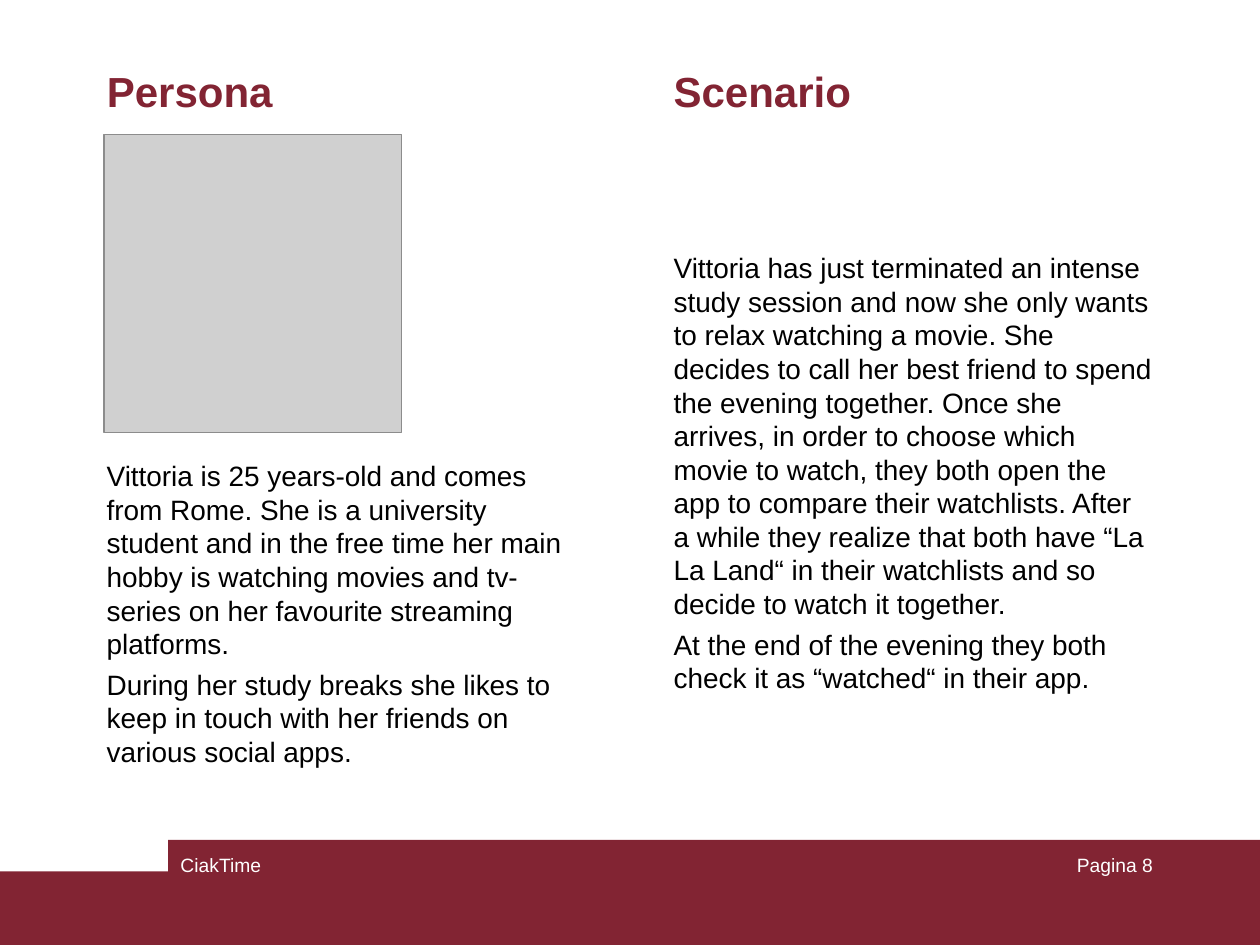
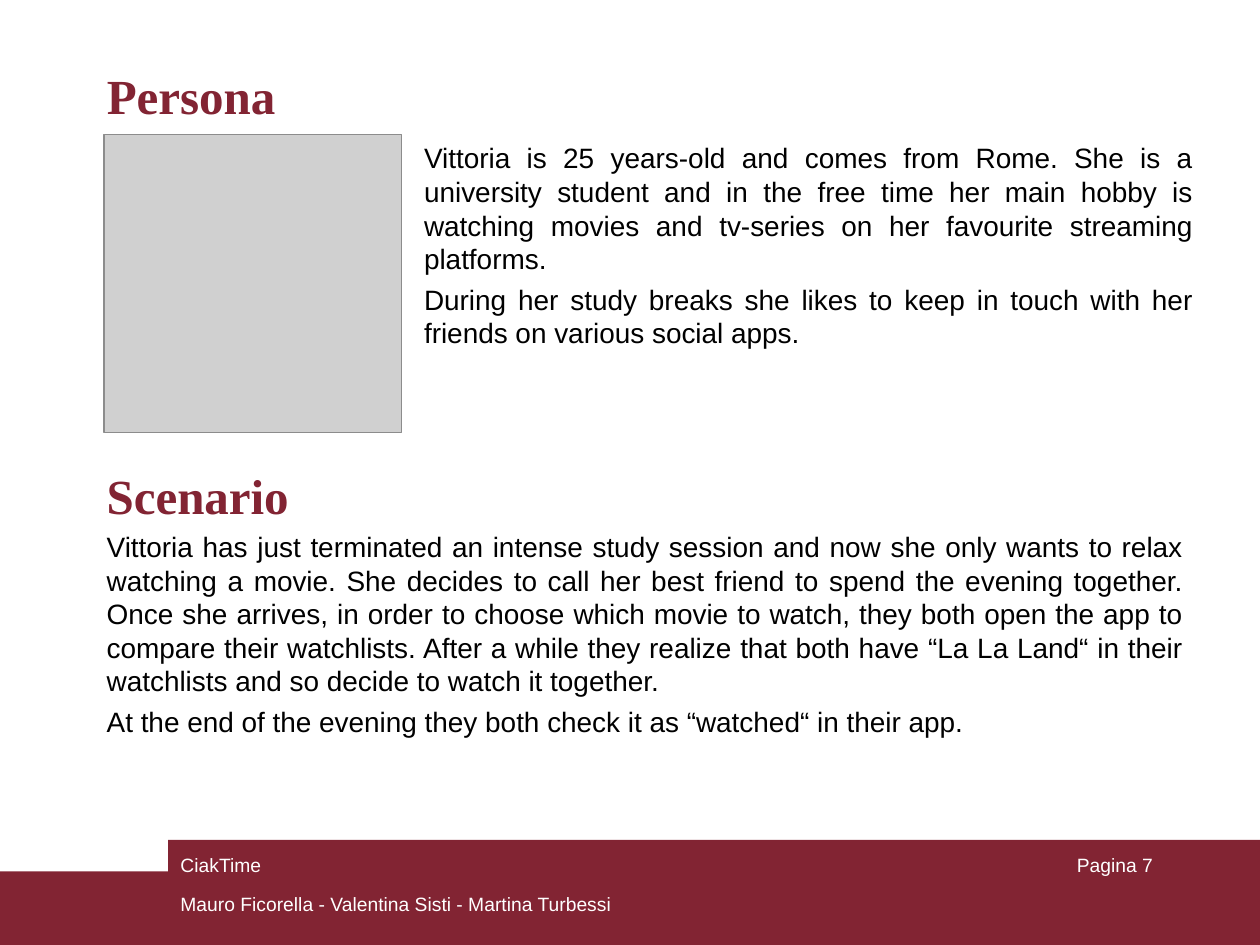
Before and after one commit to mauroficorella/Human-Computer-Interaction, a slide deck: slide 7 of Documentazione/presentazione.ppt (slide 8 before the commit). Drawn at 1260x945 pixels with LibreOffice and Linux fonts; fonts in the diff are those of the drawing; grey boxes stand for pictures. Boxes give left, top, right and bottom in pixels: in the first picture for what was removed or moved away, otherwise in the second. Text is boxed around its words. In the diff, an @@ line names an element or a change of style, - is before the commit and + after.

```diff
--- a/Documentazione/presentazione.ppt
+++ b/Documentazione/presentazione.ppt
@@ title "Persona" at [107, 82, 275, 115]: size 24 to 28 pt, font Arial to Times New Roman @@
@@ text "Vittoria is 25 years-old and ..." at [424, 147, 1193, 348]: alignment left to justified @@
@@ text "Vittoria is 25 years-old and ...": place and size @@
-text "Vittoria is 25 years-old and ..." at [107, 465, 562, 767]
+text "Vittoria is 25 years-old and ..." at [424, 147, 1193, 348]
@@ text "Scenario" at [107, 480, 289, 515]: size 24 to 28 pt, font Arial to Times New Roman @@
@@ text "Scenario": place and size @@
-text "Scenario" at [674, 76, 851, 108]
+text "Scenario" at [107, 480, 289, 515]
@@ text "Vittoria has just terminated an ...": place and size @@
-text "Vittoria has just terminated an ..." at [674, 257, 1151, 693]
+text "Vittoria has just terminated an ..." at [107, 536, 1183, 737]
@@ text "Vittoria has just terminated an ..." at [107, 536, 1183, 737]: alignment left to justified @@
@@ page number at [1077, 858, 1153, 876]: text changed @@
-Pagina 8
+Pagina 7
@@ text added at [180, 897, 611, 911], 11 pt, text #FFFFFF @@
+Mauro Ficorella - Valentina Sisti - Martina Turbessi
```
Also in this commit, not shown: 7 other slides changed, 1 slide removed.
